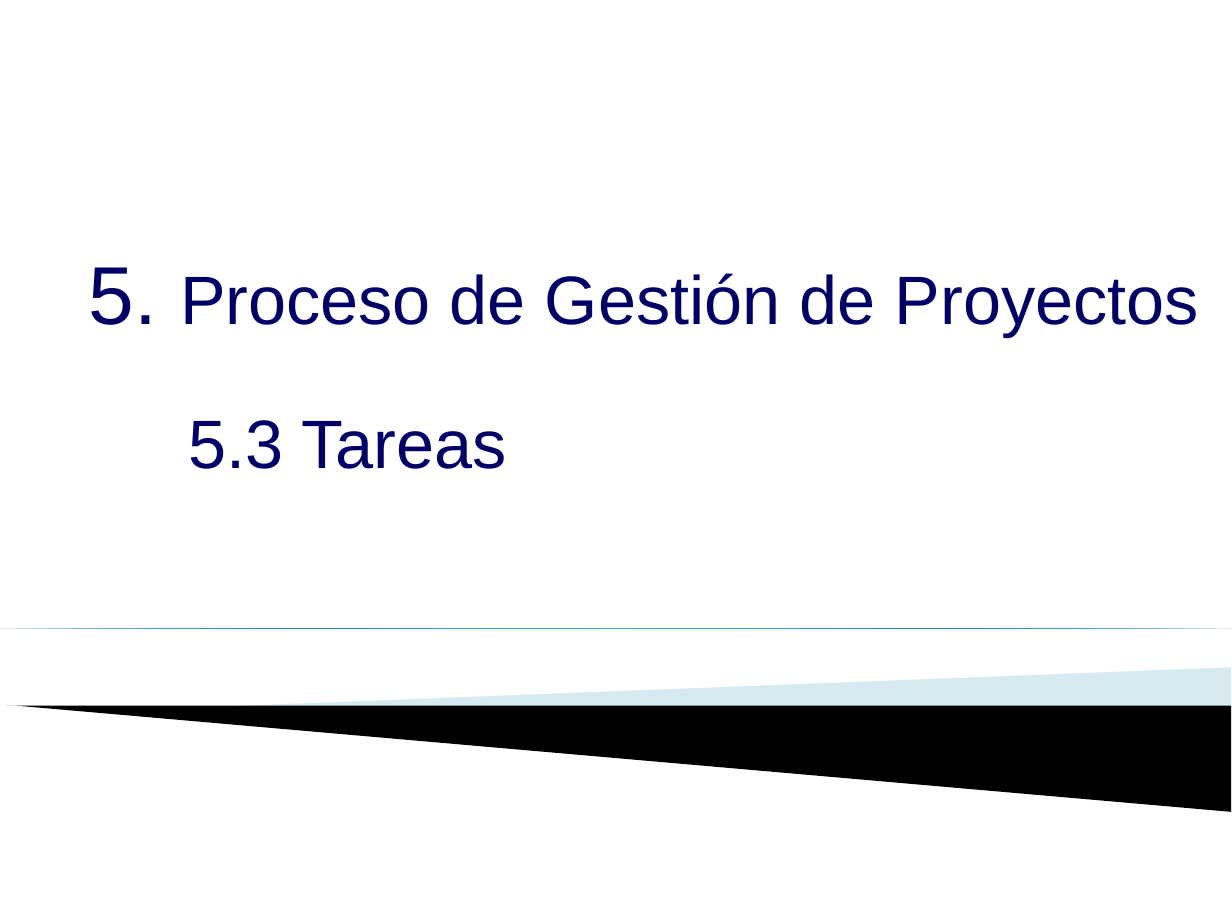
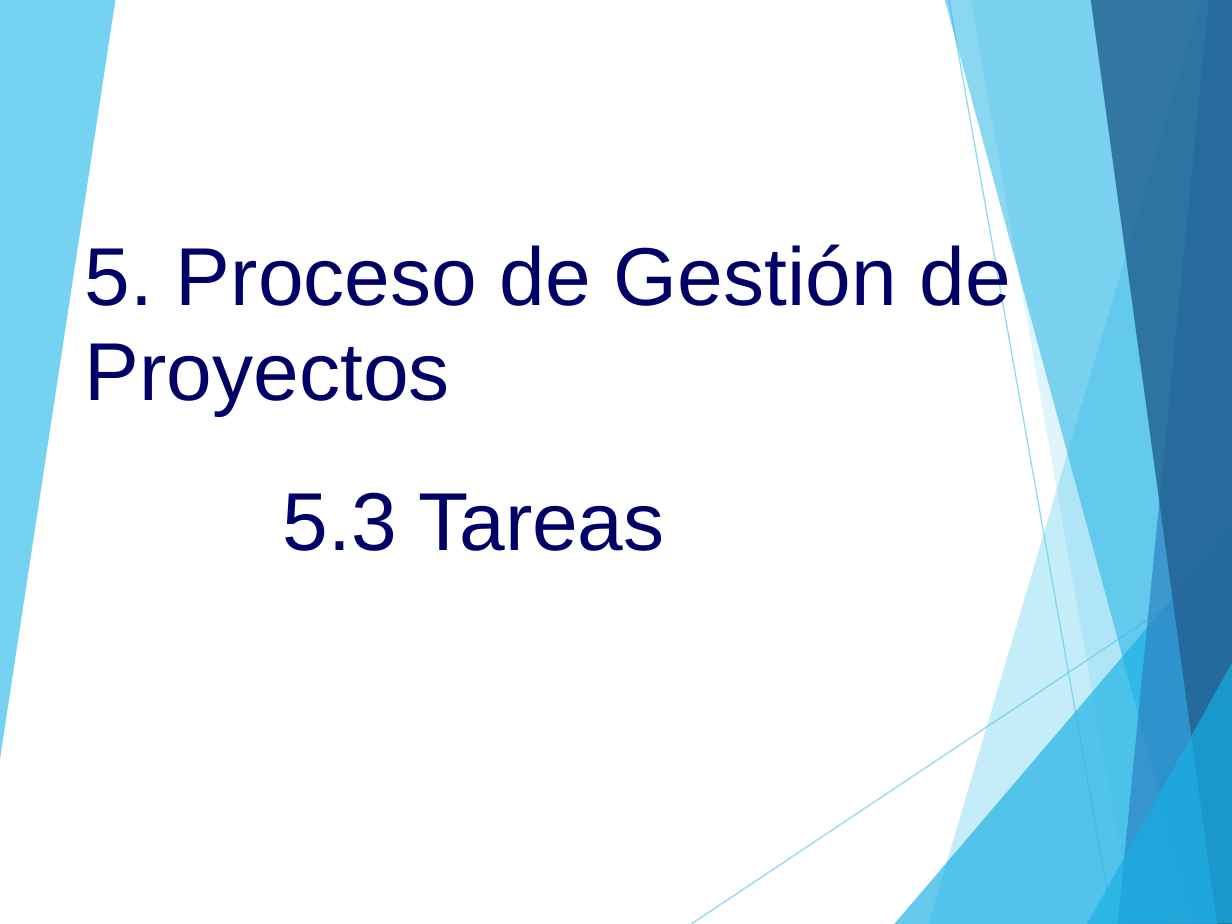
Before and after one commit to alejandro-laban/gps-tracking, a slide deck: slide 18 of Área de proceso PP-PMC/PGPRO_0.1_2015.ppt. Drawn at 1232x924 pixels with LibreOffice and Linux fonts; fonts in the diff are those of the drawing; background and template pictures are left out. Boxes give left, top, right and bottom in pixels: in the first picture for what was removed or moved away, otherwise in the second. Text is boxed around its words. In the diff, an @@ line names an element or a change of style, - is before the commit and + after.

```diff
--- a/Área de proceso PP-PMC/PGPRO_0.1_2015.ppt
+++ b/Área de proceso PP-PMC/PGPRO_0.1_2015.ppt
@@ group added at (x1=0, y1=0, x2=1232, y2=924): 8 freeform shapes, 2 lines @@
@@ text "5. Proceso de Gestión de ..." moved from (x1=89, y1=267, x2=1199, y2=469) to (x1=85, y1=240, x2=1010, y2=551) @@
@@ text "5. Proceso de Gestión de ..." at (x1=85, y1=240, x2=1010, y2=551): size 40 to 48 pt; more space between paragraphs @@
@@ right triangle removed at (x1=0, y1=628, x2=1232, y2=628) @@
@@ freeform shape removed at (x1=228, y1=668, x2=1231, y2=733) @@
@@ freeform shape removed at (x1=6, y1=706, x2=1231, y2=812) @@
```
Also in this commit, not shown: 33 other slides changed, 1 slide added, 2 slides removed, 29 other files.
